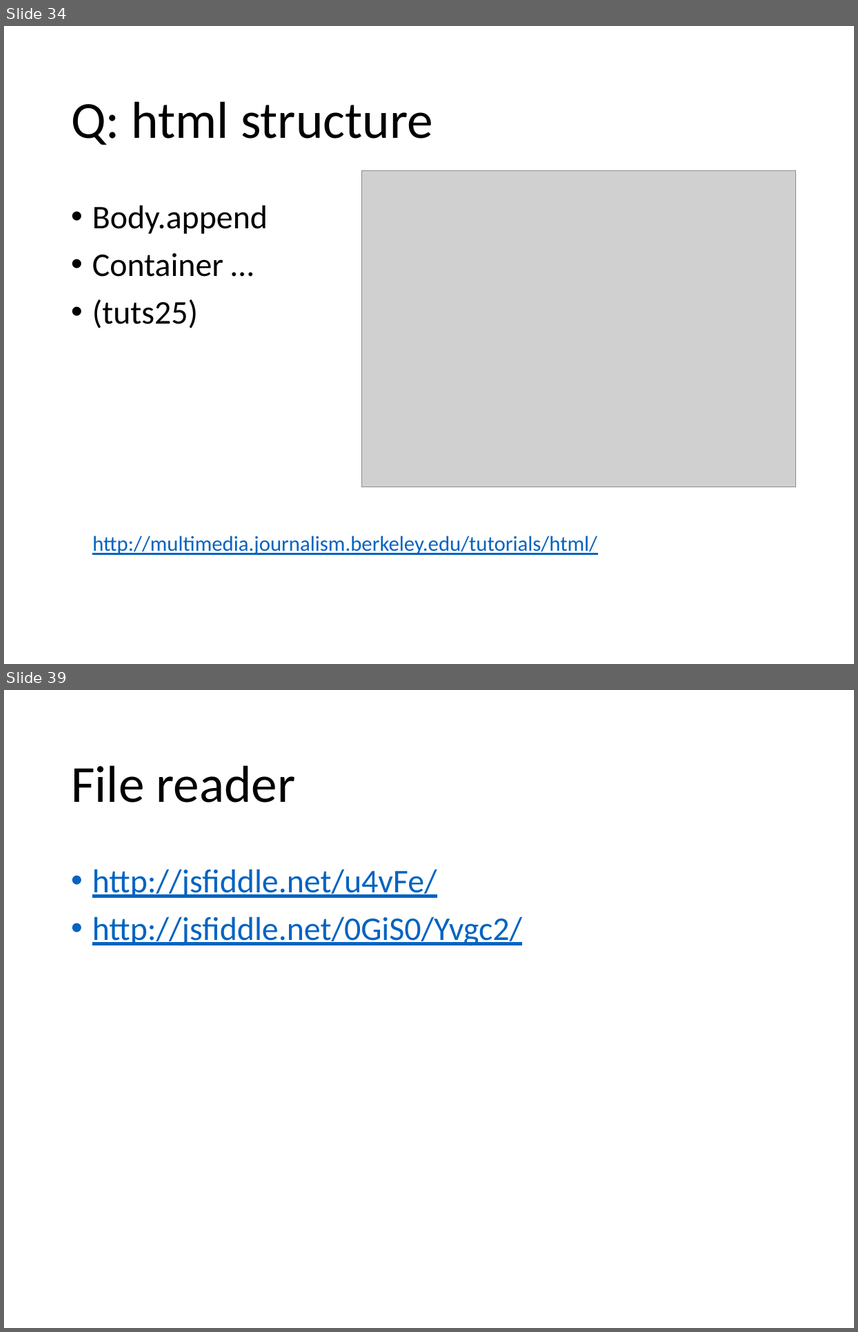
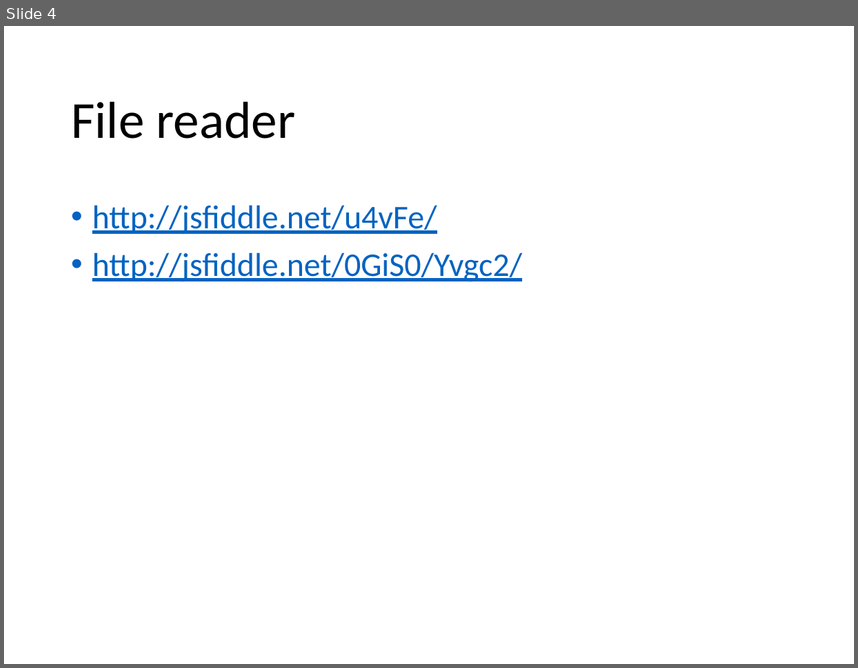
Before and after one commit to caa1211/tutsplus, a slide deck: threejs-tuts-4.pptx. Shown one above the other, each under a label of ours: slides 34 and 39 before the commit, slide 4 after it; the slides between them are not shown. The pictures are 858x1332 and 858x668 pixels, drawn with LibreOffice and Linux fonts; fonts in the diff are those of the drawing; grey boxes stand for pictures. Boxes give left, top, right and bottom in pixels: in the first picture for what was removed or moved away, otherwise in the second. Text is boxed around its words. In the diff, an @@ line names an element or a change of style, - is before the commit and + after.

```diff
--- a/threejs-tuts-4.pptx
+++ b/threejs-tuts-4.pptx
@@ slide 34 removed at bbox=[4, 26, 854, 664], background #FFFFFF @@
@@ title removed at bbox=[71, 101, 433, 145] @@
-Q: html structure
@@ picture removed at bbox=[362, 170, 795, 487] @@
@@ text removed at bbox=[92, 205, 268, 328] @@
-• Body.append
-• Container …
-• (tuts25)
@@ text removed at bbox=[92, 535, 597, 555] @@
-http://multimedia.journalism.berkeley.edu/tutorials/html/
@@ what was slide 39 is now slide 4 @@
```
Also in this commit, not shown: 1 slide changed, 4 slides added, 37 other slides removed, 20 other files.
